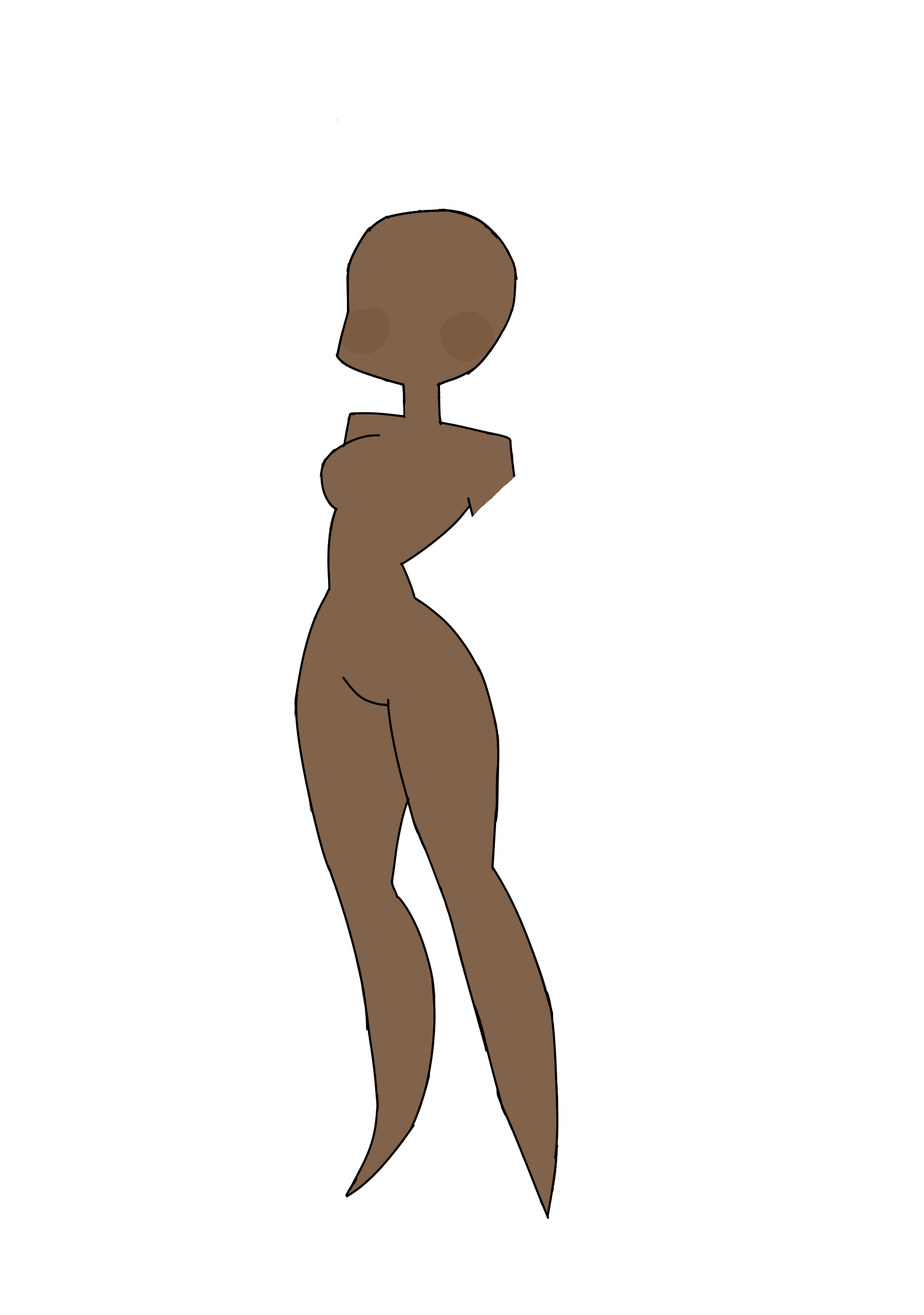
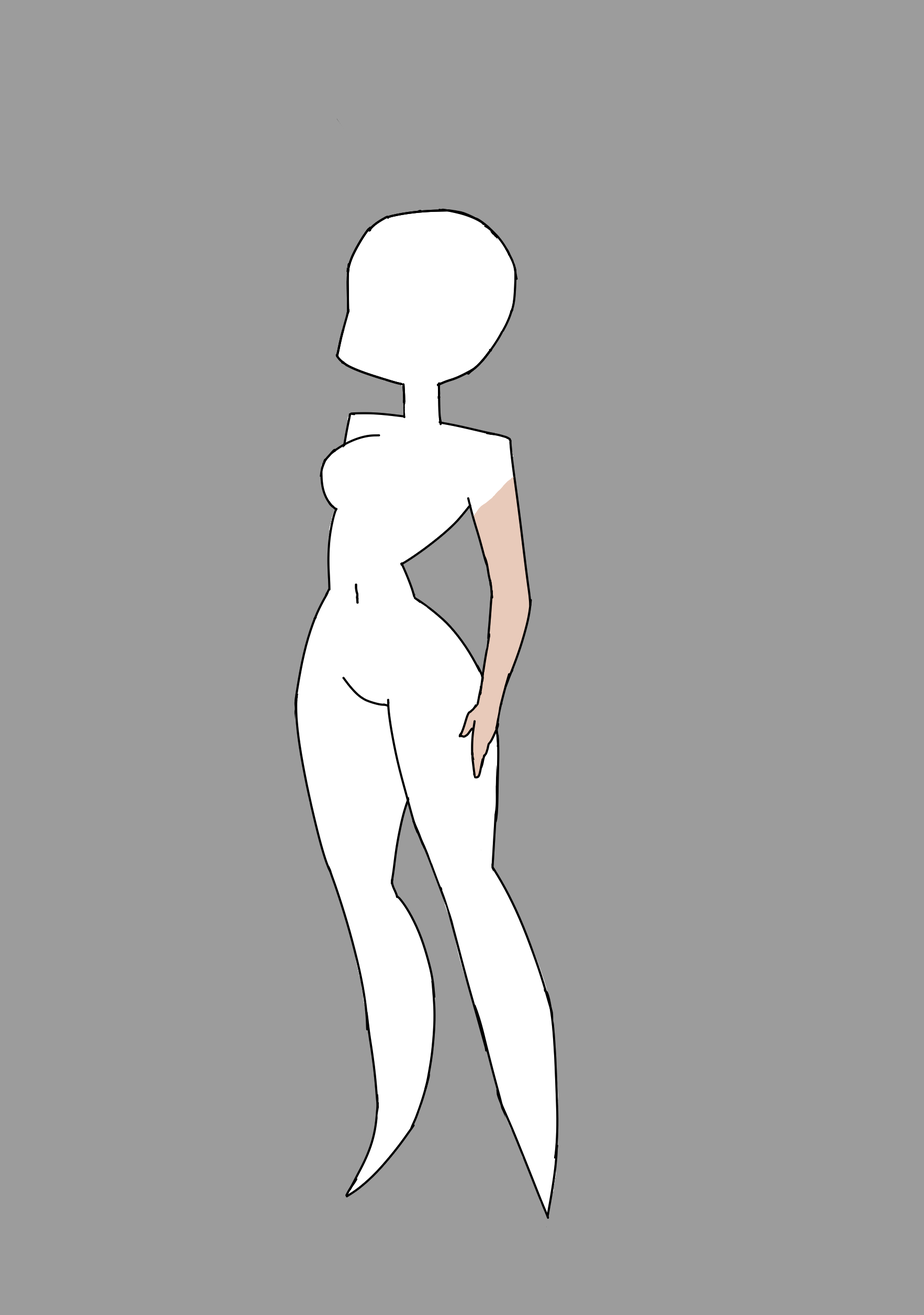
Revision of a layered 924px x 1315px image; what changed, layer by layer:
showed group "skin arm" (3 layers) over [0, 0, 924, 1315]
painted on "lineart" (7th of 8, in "skin arm") over [435, 435, 603, 804]
painted on "color" (9th of 10, in "skin arm") over [0, 0, 924, 1315]
painted on "base" (10th of 11, in "skin arm") over [435, 468, 536, 804]
painted on "lineart" (8th of 8, in "skin body") over [33, 0, 924, 1315]
hid group "blush" (2 layers) over [0, 0, 924, 1315]
painted on "blush color" over [0, 0, 924, 1315]
painted on "blush base" over [334, 301, 503, 369]
hid "color" (10th of 10, in "skin body"), painted on it over [0, 0, 924, 1315]
added layer "Paint Layer 16" in group "skin body" over [0, 0, 924, 1315]
painted on "base" (11th of 11, in "skin body") over [100, 0, 924, 1315]
showed "Background", painted on it over [0, 0, 924, 1315]
